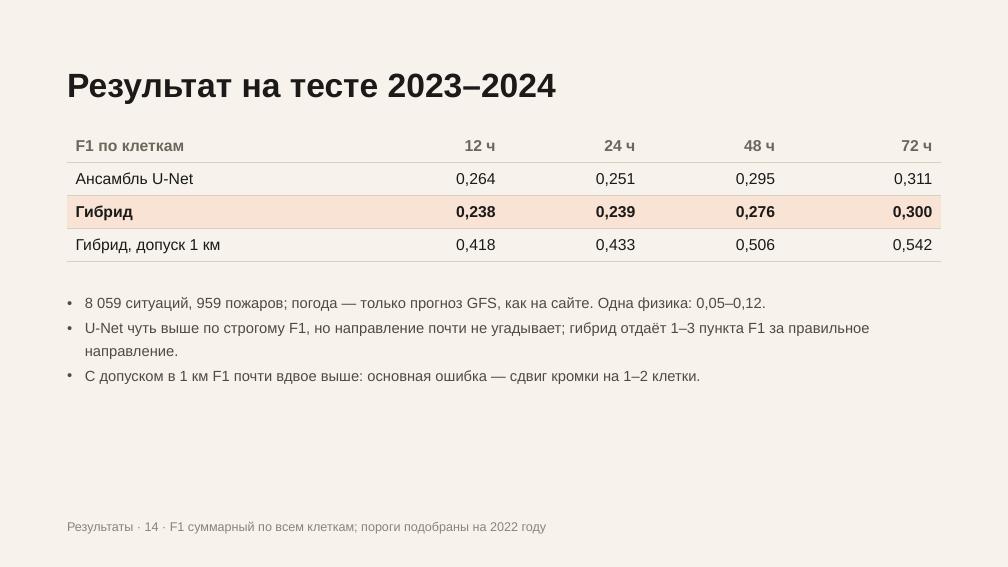
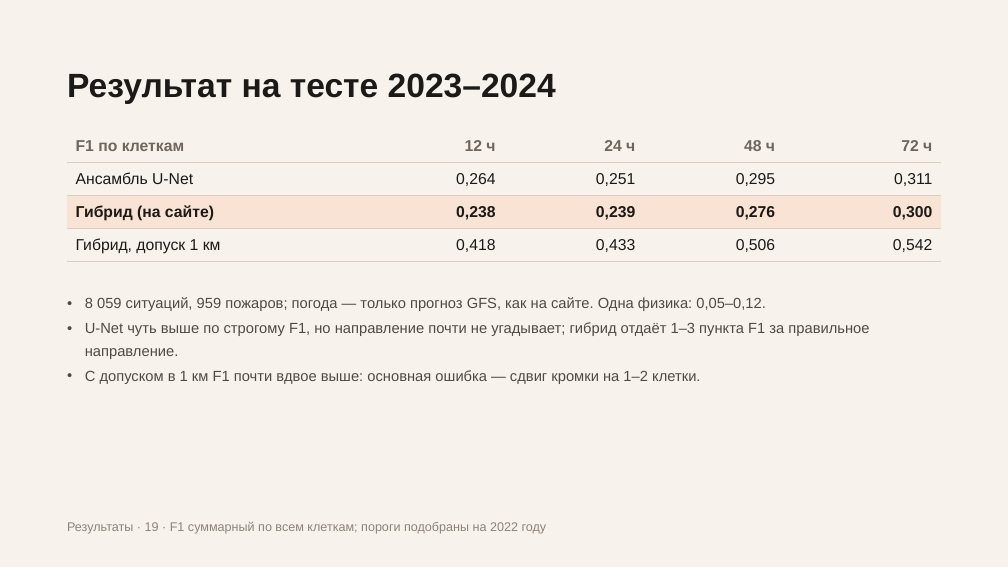
Before and after one commit to Bekabaev/fire_proj, a slide deck: slide 19 of presentation/presentation_editable.pptx (slide 14 before the commit). Drawn at 1008x567 pixels with LibreOffice and Linux fonts; fonts in the diff are those of the drawing. Boxes give left, top, right and bottom in pixels: in the first picture for what was removed or moved away, otherwise in the second. Text is boxed around its words. In the diff, an @@ line names an element or a change of style, - is before the commit and + after.

```diff
--- a/presentation/presentation_editable.pptx
+++ b/presentation/presentation_editable.pptx
@@ table at box(67, 129, 941, 262) @@
-row 3, column 1: Гибрид
+row 3, column 1: Гибрид (на сайте)
@@ borders changed @@
@@ text at box(67, 522, 547, 534): text changed @@
-Результаты · 14 · F1 суммарный по всем клеткам; пороги подобраны на 2022 году
+Результаты · 19 · F1 суммарный по всем клеткам; пороги подобраны на 2022 году
```
Also in this commit, not shown: 14 other slides changed, 9 slides added, 1 slide removed, 24 other files.
